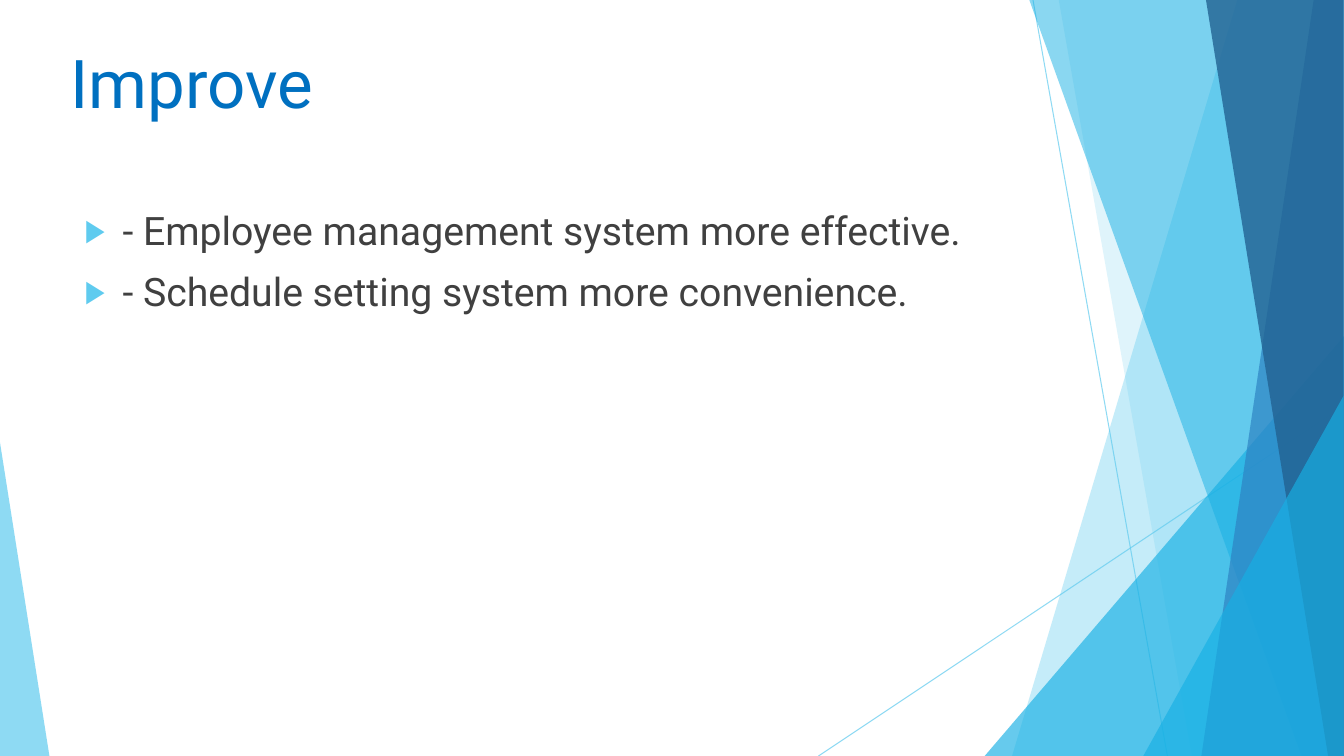
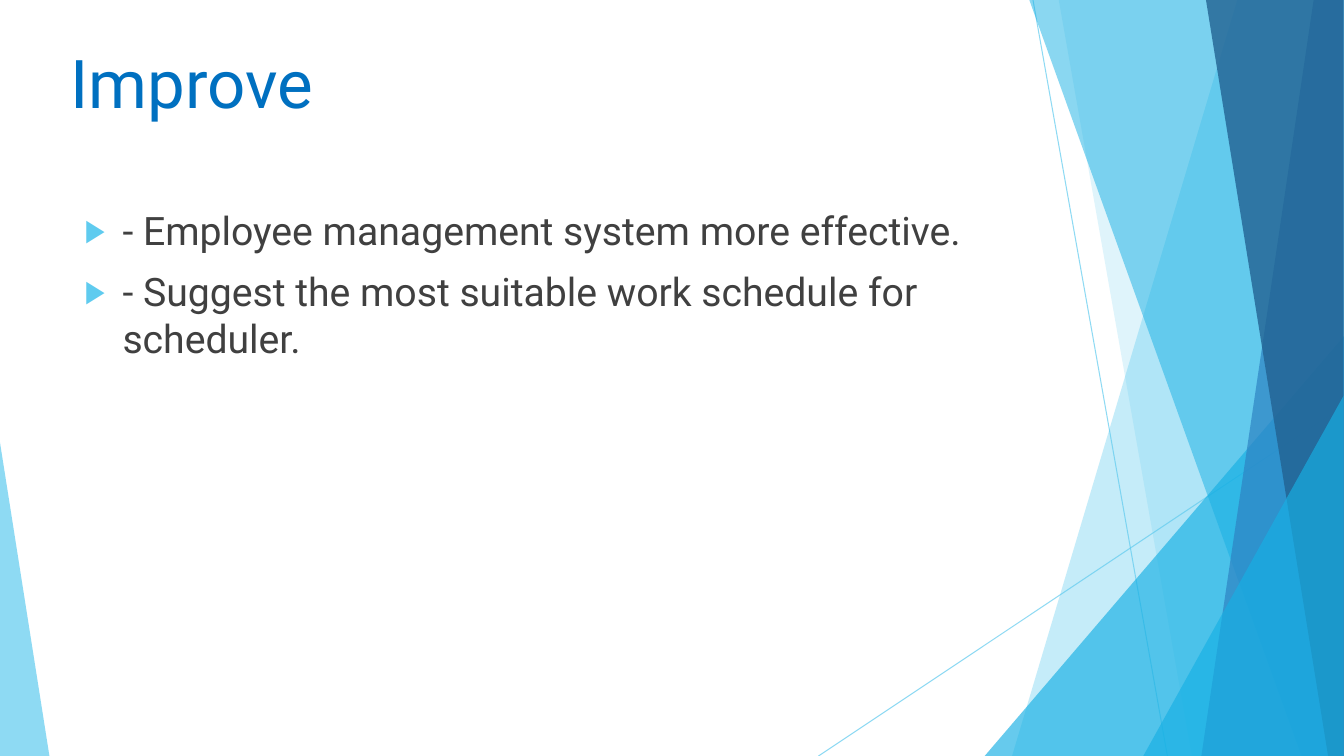
Before and after one commit to linhmimoza/Hospital_PortalExtra, a slide deck: slide 23 of Hospital.pptx (slide 27 before the commit). Drawn at 1344x756 pixels with LibreOffice and Linux fonts; fonts in the diff are those of the drawing. Boxes give left, top, right and bottom in pixels: in the first picture for what was removed or moved away, otherwise in the second. Text is boxed around its words. In the diff, an @@ line names an element or a change of style, - is before the commit and + after.

```diff
--- a/Hospital.pptx
+++ b/Hospital.pptx
@@ text at (123,276,917,354): text changed @@
-▶ - Schedule setting system more convenience.
+▶ - Suggest the most suitable work schedule for scheduler.
```
Also in this commit, not shown: 10 other slides changed, 4 slides added, 8 slides removed.
